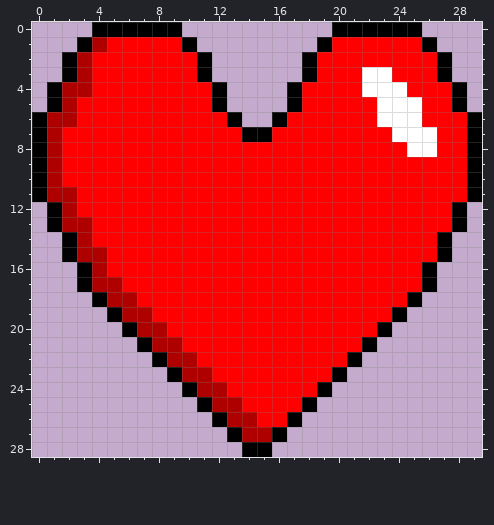
Pixel-art sprite: extra_health.png. Above: the version before the commit.
The file is 30x29 pixels.
After:
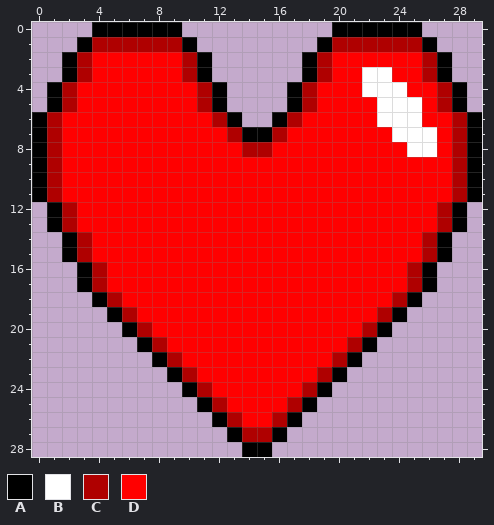
Palette (. is transparent): A #000000  B #ffffff  C #af0000  D #ff0000
Edits made:
y 1: x 5..9 DDDDD -> CCCCC; x 20..25 DDDDDD -> CCCCCC
y 2..3: x 10 D -> C; x 19 D -> C; x 26 D -> C
y 4: x 3 C -> D; x 11 D -> C; x 18 D -> C; x 27 D -> C
y 5: x 11 D -> C; x 18 D -> C; x 27 D -> C
y 6: x 2 C -> D; x 12 D -> C; x 17 D -> C; x 28 D -> C
y 7: x 13 D -> C; x 16 D -> C; x 28 D -> C
y 8: x 14..15 DD -> CC; x 28 D -> C
y 9..10: x 28 D -> C
y 11: x 2 C -> D; x 28 D -> C
y 12: x 27 D -> C
y 13: x 3 C -> D; x 27 D -> C
y 14: x 26 D -> C
y 15: x 4 C -> D; x 26 D -> C
y 16: x 25 D -> C
y 17: x 5 C -> D; x 25 D -> C
y 18: x 6 C -> D; x 24 D -> C
y 19: x 7 C -> D; x 23 D -> C
y 20: x 8 C -> D; x 22 D -> C
y 21: x 9 C -> D; x 21 D -> C
y 22: x 10 C -> D; x 20 D -> C
y 23: x 11 C -> D; x 19 D -> C
y 24: x 12 C -> D; x 18 D -> C
y 25: x 13 C -> D; x 17 D -> C
y 26: x 14 C -> D; x 16 D -> C
